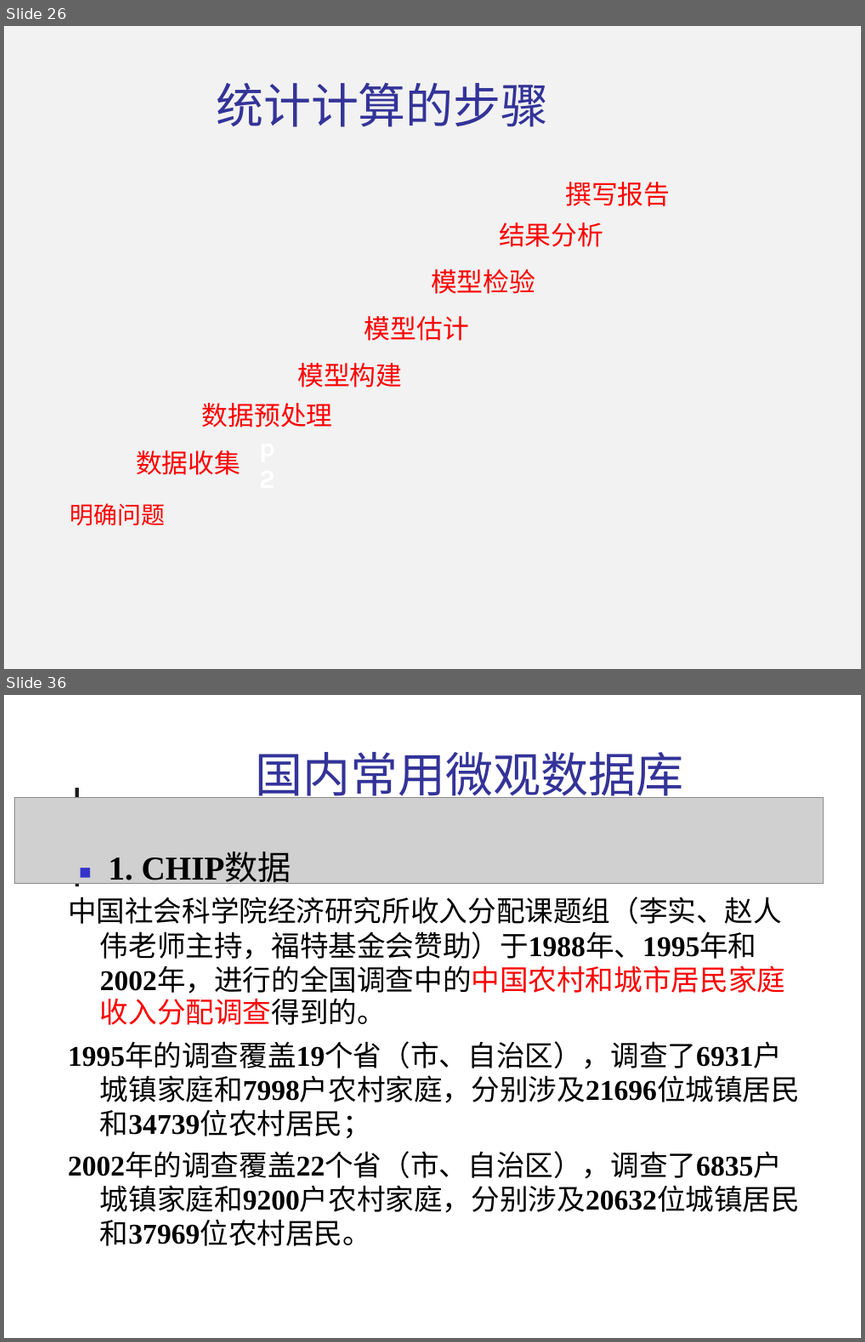
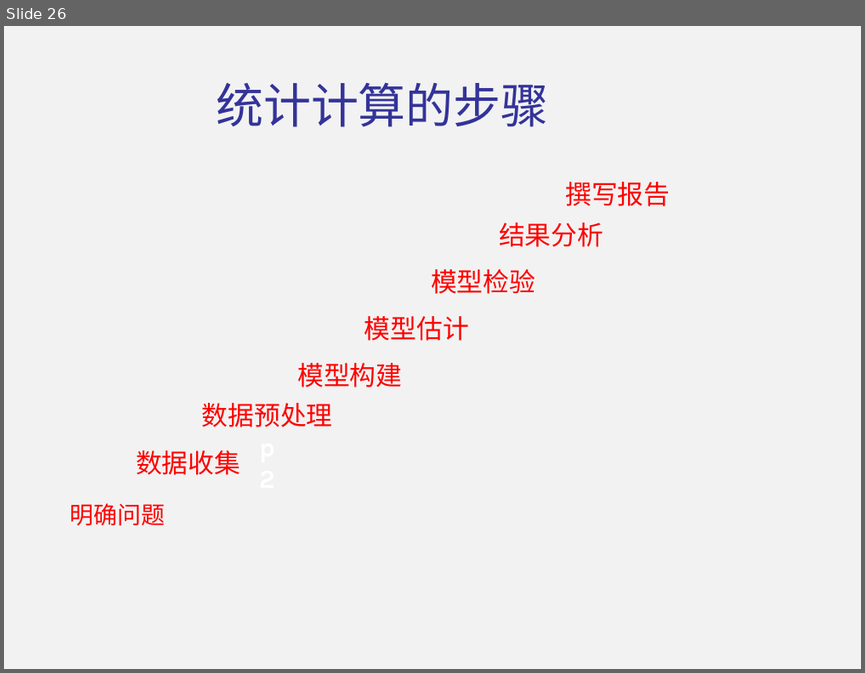
Before and after one commit to shfkuang/shfkuang.github.io, a slide deck: sc2019/scch1.ppt. Shown one above the other, each under a label of ours: slides 26 and 36 before the commit, slide 26 after it; the slides between them are not shown. The pictures are 865x1342 and 865x673 pixels, drawn with LibreOffice and Linux fonts; fonts in the diff are those of the drawing; grey boxes stand for pictures; background and template pictures are left out. Boxes give left, top, right and bottom in pixels: in the first picture for what was removed or moved away, otherwise in the second. Text is boxed around its words. In the diff, an @@ line names an element or a change of style, - is before the commit and + after.

```diff
--- a/sc2019/scch1.ppt
+++ b/sc2019/scch1.ppt
@@ slide 36 removed at <box>4,695,861,1338</box>, background #F2F2F2 @@
@@ freeform shape removed at <box>4,695,861,1338</box> @@
@@ text removed at <box>256,752,684,805</box> @@
-国内常用微观数据库
@@ line removed from (77, 788) to (77, 886) @@
@@ picture removed at <box>15,797,823,883</box> @@
@@ freeform shape removed at <box>43,798,85,842</box> @@
@@ freeform shape removed at <box>54,837,94,882</box> @@
@@ text removed at <box>80,862,95,884</box> @@
-■
@@ text removed at <box>109,853,291,885</box> @@
-1. CHIP数据
@@ text removed at <box>68,896,800,1246</box> @@
-中国社会科学院经济研究所收入分配课题组（李实、赵人
-伟老师主持，福特基金会赞助）于1988年、1995年和
-2002年，进行的全国调查中的中国农村和城市居民家庭
-收入分配调查得到的。
-1995年的调查覆盖19个省（市、自治区），调查了6931户
-城镇家庭和7998户农村家庭，分别涉及21696位城镇居民
-和34739位农村居民；
-2002年的调查覆盖22个省（市、自治区），调查了6835户
-城镇家庭和9200户农村家庭，分别涉及20632位城镇居民
-和37969位农村居民。
```
Also in this commit, not shown: 1 slide changed, 18 other slides removed.
